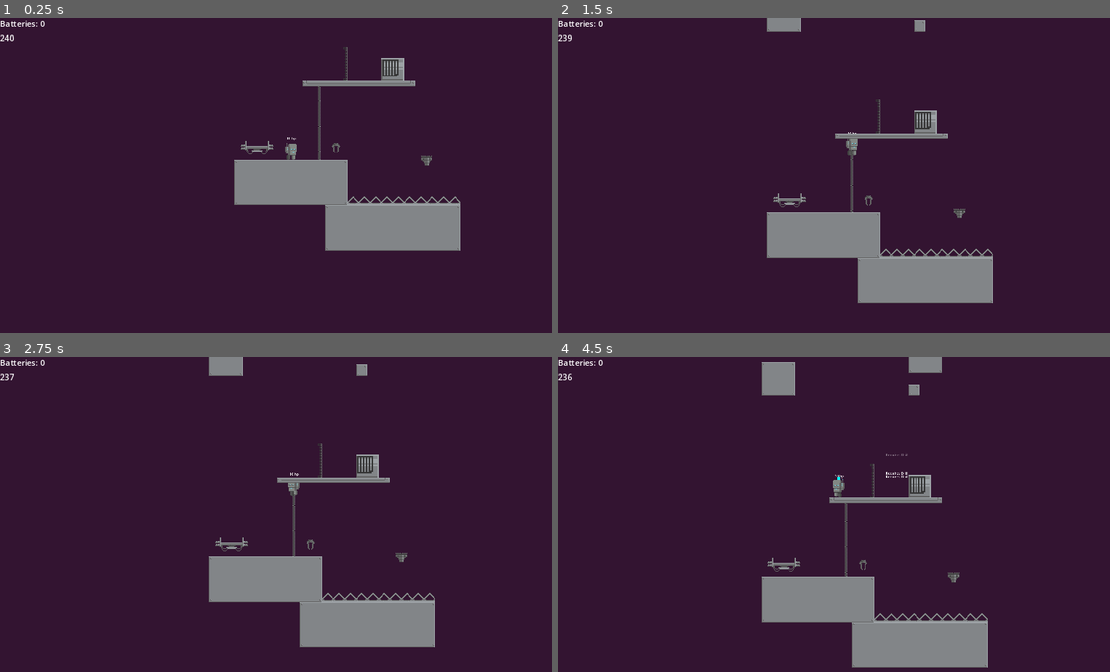
Above: before the commit, frames 1-4 (two rows, left to right).
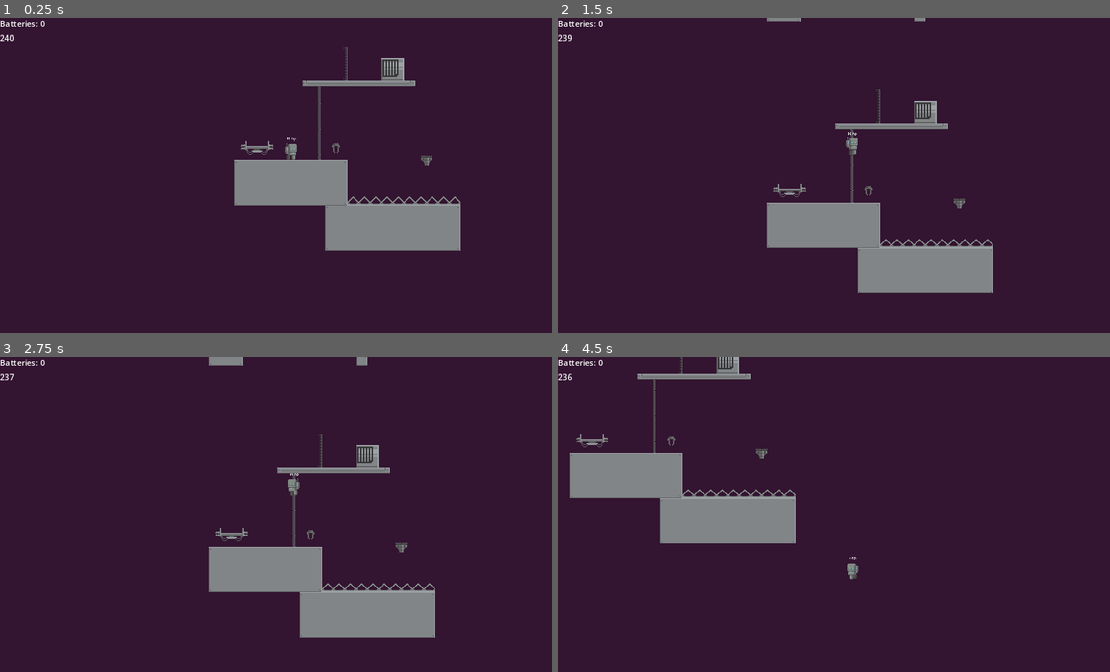
Above: after the commit, the same moments.

Repository: Lincoln-WIlcox/robo-life
Game: Godot game, scene res://Game/game.tscn
The game is run twice, just before and just after one commit, with the same random seed, the same clock (stepped at 60 frames per second) and the same inputs.
Inputs:
- Up to frame 1 (0.25 s): no input
- Up to frame 2 (1.5 s): tap Enter at 0.5 s; hold Space (player_climb) 0.53-1.28 s; hold D (player_move_right) from 0.53 s (still down); tap Up (player_move_up) at 0.77 s; tap W (player_interact) at 1.35 s
- Up to frame 3 (2.75 s): tap Up (player_move_up) at 1.52 s; release D (player_move_right) at 2.03 s; hold A (player_move_left) from 2.03 s (still down); hold [ (spawn_deployable_ladder) from 2.03 s (still down)
- Up to frame 4 (4.5 s): release A (player_move_left) at 2.78 s; release [ (spawn_deployable_ladder) at 2.78 s; hold D (player_move_right) 2.78-4.28 s; tap Space (player_climb) at 2.85 s; tap Up (player_move_up) at 3.02, 3.77 s; hold W (player_interact) 3.53-4.28 s; hold A (player_move_left) from 4.28 s (still down); tap [ (spawn_deployable_ladder) at 4.35 s

The runs differ from the first frame. In frame 1, 0.3% of the frame differs, in the area x 42-84%, y 10-60%; in frame 2, 4.7%; in frame 3, 4.7%; in frame 4, 17%, in the area x 2-78%, y 0-99%.

Commit message:
created power connection component

Diff:
--- a/Characters/Player/player_character.tscn
+++ b/Characters/Player/player_character.tscn
@@ -270,8 +270,8 @@
 [node name="HorizontalMovementComponent" type="Node" parent="." node_paths=PackedStringArray("velocity_component")]
 script = ExtResource("4_17a06")
 velocity_component = NodePath("../VelocityComponent")
-movement_speed = 255
-default_accel_rate = 19
+movement_speed = 240
+default_accel_rate = 18
 active = false
 
 [node name="MovementStates" parent="." node_paths=PackedStringArray("initial_state") instance=ExtResource("4_umnbn")]
@@ -301,11 +301,11 @@
 falling_state = NodePath("../Falling")
 climbing_state = NodePath("../Climbing")
 velocity_component = NodePath("../../VelocityComponent")
-jumping_speed = -300
+jumping_speed = -240
 horizontal_movement_component = NodePath("../../HorizontalMovementComponent")
 
 [node name="JumpingTimer" type="Timer" parent="MovementStates/Jumping"]
-wait_time = 0.18
+wait_time = 0.175
 one_shot = true
 
 [node name="Falling" type="Node" parent="MovementStates" node_paths=PackedStringArray("standing_state", "ledge_grabbing_state", "climbing_state", "character", "velocity_component", "jump_buffer_timer", "horizontal_movement_component")]
@@ -330,7 +330,7 @@
 horizontal_movement_component = NodePath("../../HorizontalMovementComponent")
 dust_spawner = NodePath("../../DustSpawner")
 jump_buffer_timer = NodePath("../JumpBufferTimer")
-standing_horizontal_accel_rate = 24
+standing_horizontal_accel_rate = 20
 
 [node name="CoyoteTimer" type="Timer" parent="MovementStates/Standing"]
 wait_time = 0.06
--- a/Components/ItemPickupInteractionHandler/item_pickup_interaction_handler.gd
+++ /dev/null
@@ -1,8 +0,0 @@
-extends Node
-
-@export var interactor: Node
-@export var inventory_interaction_handler: InventoryInteractionHandler
-
-func _on_interacted_with_area(interaction_area: InteractionArea):
-	if interaction_area is ItemPickup:
-		inventory_interaction_handler.collect_item(interaction_area.collect_item(interactor))
--- /dev/null
+++ b/Components/PowerConnection/power_connection.gd
@@ -0,0 +1,12 @@
+class_name PowerConnection
+extends Area2D
+
+
+# Called when the node enters the scene tree for the first time.
+func _ready():
+	pass # Replace with function body.
+
+
+# Called every frame. 'delta' is the elapsed time since the previous frame.
+func _process(delta):
+	pass
--- /dev/null
+++ b/Components/PowerConnection/power_connection.tscn
@@ -0,0 +1,6 @@
+[gd_scene load_steps=2 format=3 uid="uid://g1sd2n28vfvx"]
+
+[ext_resource type="Script" path="res://Components/PowerConnection/power_connection.gd" id="1_61ocp"]
+
+[node name="PowerConnection" type="Area2D"]
+script = ExtResource("1_61ocp")
--- a/Components/StateMachine/state_machine.gd
+++ b/Components/StateMachine/state_machine.gd
@@ -9,20 +9,22 @@
 ##When true, [method State.run] of the current state will be run every physics process.
 @export var run_state_every_frame := true
 
-@onready var _current_state := initial_state : set = set_state
+@onready var _current_state: State : set = set_state
 
 func _ready():
 	for child in get_children():
 		if child is State:
 			child.connect("state_ended", set_state)
 			child.is_current_state = func(): return _current_state == child
+	_current_state = initial_state
 
 func _physics_process(delta):
 	if run_state_every_frame: run_current_state()
 
 ##Change current state to [param new_state]
 func set_state(new_state: State) -> void:
-	_current_state.exit()
+	if _current_state:
+		_current_state.exit()
 	_current_state = new_state
 	new_state.enter()
 
--- a/Objects/TileWithLedge/TilesWithLedgeWithSprites/tile_with_ledge_left.tscn
+++ /dev/null
@@ -1,14 +0,0 @@
-[gd_scene load_steps=4 format=3 uid="uid://bkvq0eauxths1"]
-
-[ext_resource type="PackedScene" uid="uid://7a52ck2e1l17" path="res://Objects/TileWithLedge/tile_with_ledge.tscn" id="1_05jkn"]
-[ext_resource type="Texture2D" uid="uid://hoqmxhp5bhdr" path="res://Assets/0x72_16x16RobotTileset.v1.png" id="2_fgdh1"]
-
-[sub_resource type="AtlasTexture" id="AtlasTexture_aem7h"]
-atlas = ExtResource("2_fgdh1")
-region = Rect2(0, 16, 16, 16)
-
-[node name="TileWithLedgeTopLeft" instance=ExtResource("1_05jkn")]
-sides = 1
-
-[node name="Sprite2D" parent="." index="0"]
-texture = SubResource("AtlasTexture_aem7h")
--- a/Objects/TileWithLedge/TilesWithLedgeWithSprites/tile_with_ledge_oneway_left.tscn
+++ /dev/null
@@ -1,22 +0,0 @@
-[gd_scene load_steps=5 format=3 uid="uid://c1ngiv1wydkx2"]
-
-[ext_resource type="PackedScene" uid="uid://7a52ck2e1l17" path="res://Objects/TileWithLedge/tile_with_ledge.tscn" id="1_yoymq"]
-[ext_resource type="Texture2D" uid="uid://hoqmxhp5bhdr" path="res://Assets/0x72_16x16RobotTileset.v1.png" id="2_fc5sd"]
-
-[sub_resource type="AtlasTexture" id="AtlasTexture_egdes"]
-atlas = ExtResource("2_fc5sd")
-region = Rect2(112, 48, 16, 8)
-
-[sub_resource type="RectangleShape2D" id="RectangleShape2D_yx07f"]
-size = Vector2(16, 8)
-
-[node name="TileWithLedgeOnewayLeft" instance=ExtResource("1_yoymq")]
-sides = 1
-
-[node name="Sprite2D" parent="." index="0"]
-position = Vector2(0, -4)
-texture = SubResource("AtlasTexture_egdes")
-
-[node name="CollisionShape2D" parent="." index="1"]
-position = Vector2(0, -4)
-shape = SubResource("RectangleShape2D_yx07f")
--- a/Objects/TileWithLedge/TilesWithLedgeWithSprites/tile_with_ledge_oneway_right.tscn
+++ /dev/null
@@ -1,22 +0,0 @@
-[gd_scene load_steps=5 format=3 uid="uid://b0cycrvwi6wxa"]
-
-[ext_resource type="PackedScene" uid="uid://7a52ck2e1l17" path="res://Objects/TileWithLedge/tile_with_ledge.tscn" id="1_meh1j"]
-[ext_resource type="Texture2D" uid="uid://hoqmxhp5bhdr" path="res://Assets/0x72_16x16RobotTileset.v1.png" id="2_271h4"]
-
-[sub_resource type="AtlasTexture" id="AtlasTexture_8gwvv"]
-atlas = ExtResource("2_271h4")
-region = Rect2(144, 48, 16, 8)
-
-[sub_resource type="RectangleShape2D" id="RectangleShape2D_pf4j5"]
-size = Vector2(16, 8)
-
-[node name="TileWithLedgeOnewayRight" instance=ExtResource("1_meh1j")]
-sides = 2
-
-[node name="Sprite2D" parent="." index="0"]
-position = Vector2(0, -4)
-texture = SubResource("AtlasTexture_8gwvv")
-
-[node name="CollisionShape2D" parent="." index="1"]
-position = Vector2(0, -4)
-shape = SubResource("RectangleShape2D_pf4j5")
--- a/Objects/TileWithLedge/TilesWithLedgeWithSprites/tile_with_ledge_right.tscn
+++ /dev/null
@@ -1,14 +0,0 @@
-[gd_scene load_steps=4 format=3 uid="uid://ds61rwhk41jwi"]
-
-[ext_resource type="PackedScene" uid="uid://7a52ck2e1l17" path="res://Objects/TileWithLedge/tile_with_ledge.tscn" id="1_wlx1c"]
-[ext_resource type="Texture2D" uid="uid://hoqmxhp5bhdr" path="res://Assets/0x72_16x16RobotTileset.v1.png" id="2_68chc"]
-
-[sub_resource type="AtlasTexture" id="AtlasTexture_dd884"]
-atlas = ExtResource("2_68chc")
-region = Rect2(32, 16, 16, 16)
-
-[node name="TileWithLedgeTopRight" instance=ExtResource("1_wlx1c")]
-sides = 2
-
-[node name="Sprite2D" parent="." index="0"]
-texture = SubResource("AtlasTexture_dd884")
--- a/Objects/TileWithLedge/tile_with_ledge.gd
+++ /dev/null
@@ -1,35 +0,0 @@
-@tool
-extends StaticBody2D
-
-@export var ledge_packed_scene: PackedScene
-@export_flags("Left", "Right") var sides: int:
-	set(new_value):
-		sides = new_value
-
-		if is_inside_tree():
-			_update_ledge()
-
-# Called when the node enters the scene tree for the first time.
-func _ready():
-	print(sides)
-	_update_ledge()
-
-func _update_ledge() -> void:
-	_remove_ledges()
-	if sides & Global.GrabDirections.LEFT:
-		var ledge: Ledge = ledge_packed_scene.instantiate()
-		ledge.position = Vector2(-8, -8)
-		ledge.grab_direction = Global.GrabDirections.LEFT
-		add_child(ledge)
-	if sides & Global.GrabDirections.RIGHT:
-		var ledge: Ledge = ledge_packed_scene.instantiate()
-		ledge.position = Vector2(8, -8)
-		ledge.grab_direction = Global.GrabDirections.RIGHT
-		add_child(ledge)
-
-
-func _remove_ledges():
-	for child in get_children():
-		if child is Ledge:
-			remove_child(child)
-			child.queue_free()
--- a/Objects/TileWithLedge/tile_with_ledge.tscn
+++ /dev/null
@@ -1,23 +0,0 @@
-[gd_scene load_steps=6 format=3 uid="uid://7a52ck2e1l17"]
-
-[ext_resource type="Script" path="res://Objects/TileWithLedge/tile_with_ledge.gd" id="1_gyxuo"]
-[ext_resource type="Texture2D" uid="uid://hoqmxhp5bhdr" path="res://Assets/0x72_16x16RobotTileset.v1.png" id="2_2x5me"]
-[ext_resource type="PackedScene" uid="uid://c33tblr4cbh8p" path="res://Objects/Ledge/ledge.tscn" id="2_whmsc"]
-
-[sub_resource type="AtlasTexture" id="AtlasTexture_d6fpu"]
-atlas = ExtResource("2_2x5me")
-region = Rect2(0, 0, 16, 16)
-
-[sub_resource type="RectangleShape2D" id="RectangleShape2D_ew8tl"]
-size = Vector2(16, 16)
-
-[node name="TileWithLedge" type="StaticBody2D"]
-script = ExtResource("1_gyxuo")
-ledge_packed_scene = ExtResource("2_whmsc")
-sides = 3
-
-[node name="Sprite2D" type="Sprite2D" parent="."]
-texture = SubResource("AtlasTexture_d6fpu")
-
-[node name="CollisionShape2D" type="CollisionShape2D" parent="."]
-shape = SubResource("RectangleShape2D_ew8tl")
--- a/World/Levels/level_1.tscn
+++ b/World/Levels/level_1.tscn
@@ -74,3 +74,4 @@
 item = ExtResource("10_q43bl")
 
 [connection signal="interacted_with" from="Tiles/Shelter" to="DayNightCycle" method="start_new_day"]
+[connection signal="item_spent" from="Tiles/RockBarrier" to="Tiles" method="add_child"]
--- a/project.godot
+++ b/project.godot
@@ -1,3 +1,11 @@
+; Engine configuration file.
+; It's best edited using the editor UI and not directly,
+; since the parameters that go here are not all obvious.
+;
+; Format:
+;   [section] ; section goes between []
+;   param=value ; assign values to parameters
+
 config_version=5
 
 [application]
@@ -79,7 +87,7 @@
 
 [physics]
 
-2d/default_gravity=28.0
+2d/default_gravity=22.0
 
 [rendering]
 
